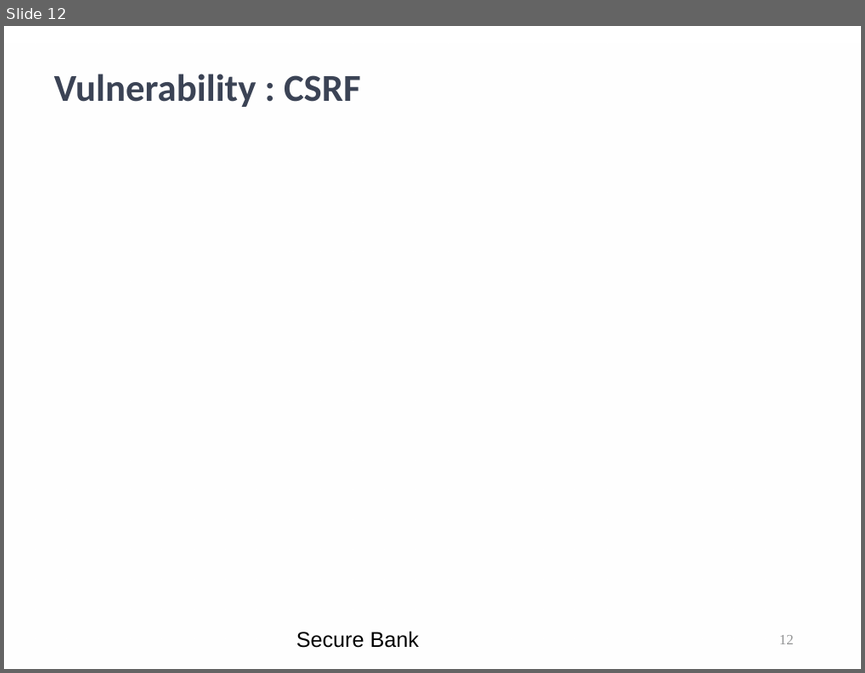
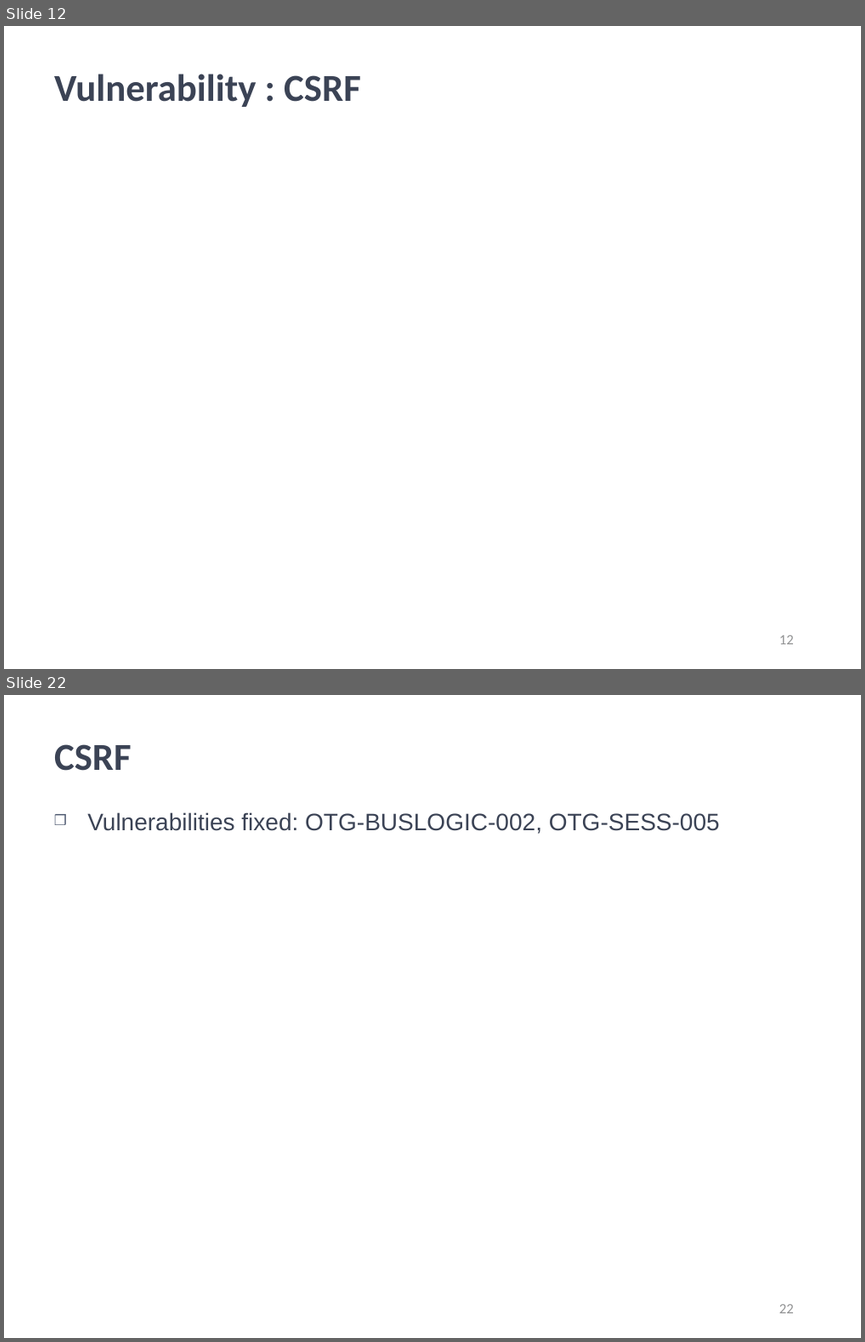
Before and after one commit to kwuerl/secure-coding-team-8, a slide deck: presentations/Phase3.ppt. Shown one above the other, each under a label of ours: slide 12 before the commit, slides 12 and 22 after it; the slides between them are not shown. The pictures are 865x673 and 865x1342 pixels, drawn with LibreOffice and Linux fonts; fonts in the diff are those of the drawing; background and template pictures are left out. Boxes give left, top, right and bottom in pixels: in the first picture for what was removed or moved away, otherwise in the second. Text is boxed around its words. In the diff, an @@ line names an element or a change of style, - is before the commit and + after.

```diff
--- a/presentations/Phase3.ppt
+++ b/presentations/Phase3.ppt
@@ slide 22 added at (4, 695, 861, 1338), background picture (left out) @@
@@ title added at (54, 744, 132, 771), 32 pt, text #3B4355, bold @@
+CSRF
@@ text added at (87, 812, 720, 834), 20 pt, text #3B4355 @@
+❒ Vulnerabilities fixed: OTG-BUSLOGIC-002, OTG-SESS-005
@@ page number added at (779, 1304, 794, 1313), 12 pt, text #919293 @@
+22
@@ slide 12 changed as well @@
@@ rectangle removed at (4, 43, 861, 669) @@
@@ text removed at (296, 630, 419, 647) @@
-Secure Bank
@@ page number at (779, 635, 794, 644): font Times New Roman to Calibri @@
```
Also in this commit, not shown: 34 other slides changed, 12 other slides added, 1 slide removed.
